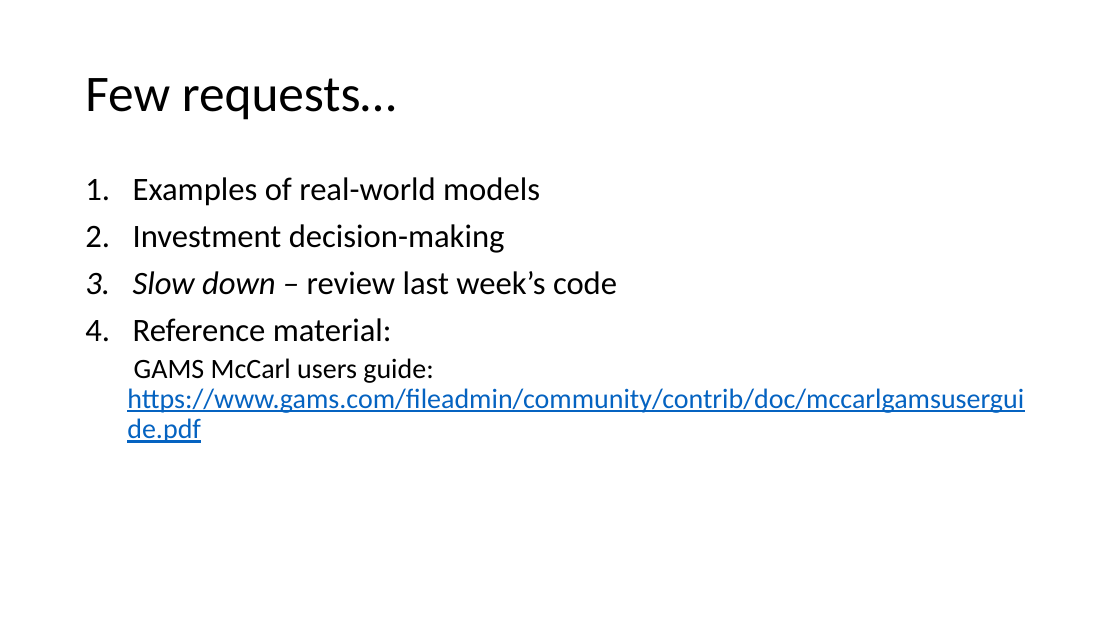
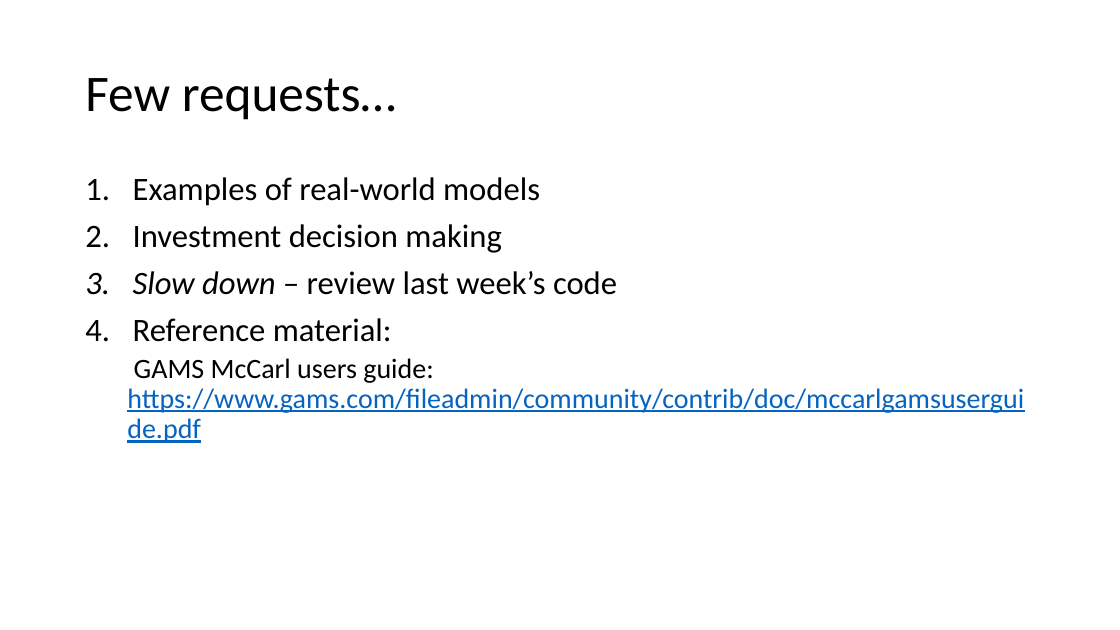
Before and after one commit to maxxb77/EBGN632_2019, a slide deck: slide 10 of ClassSlides/Course3.pptx. Drawn at 1120x630 pixels with LibreOffice and Linux fonts; fonts in the diff are those of the drawing. Boxes give left, top, right and bottom in pixels: in the first picture for what was removed or moved away, otherwise in the second. Text is boxed around its words. In the diff, an @@ line names an element or a change of style, - is before the commit and + after.

```diff
--- a/ClassSlides/Course3.pptx
+++ b/ClassSlides/Course3.pptx
@@ text at box(133, 224, 501, 253): text changed @@
-2. Investment decision-making
+2. Investment decision making
```
Also in this commit, not shown: 1 other slide changed.
